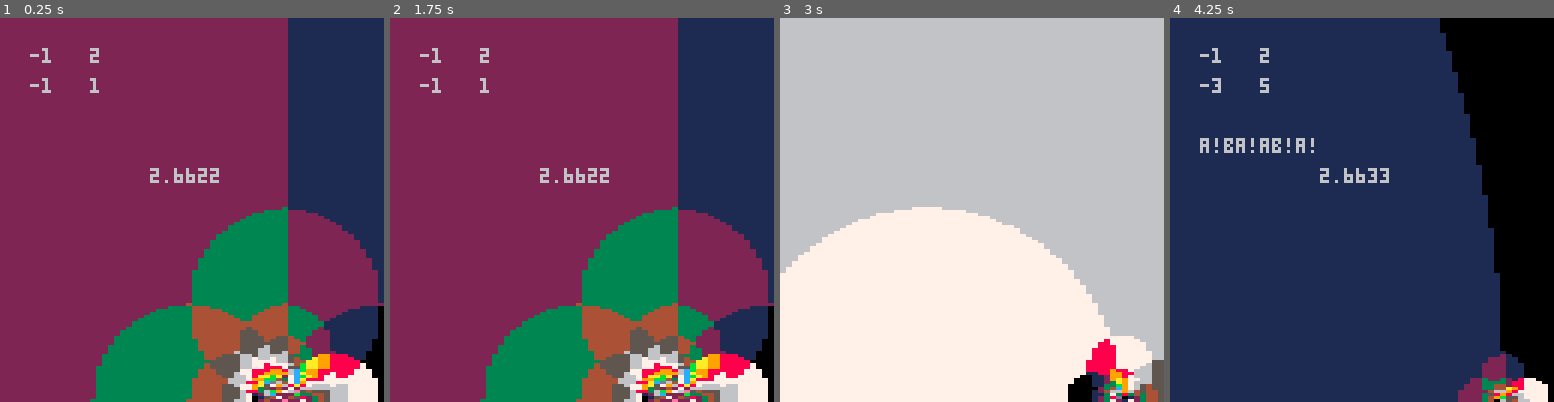
Above: before the commit, frames 1-4 (left to right).
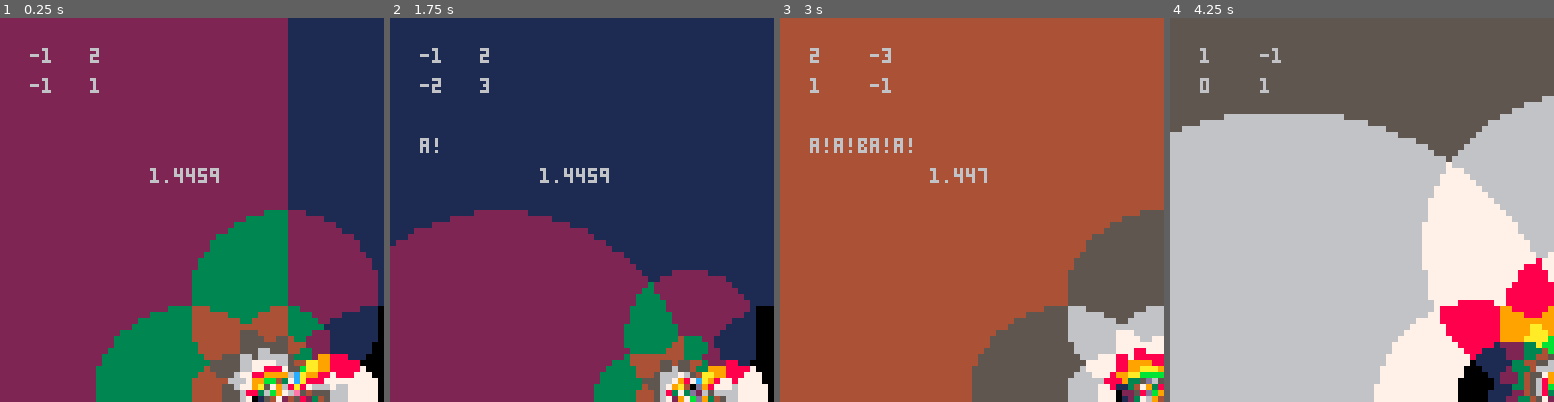
Above: after the commit, the same moments.

Repository: m4thpro/sl2z
Game: PICO-8 cartridge sl2z.p8
Two runs of this game, one before a commit and one after it. Both use one fixed random seed, a clock stepped at 60 frames per second and the inputs below.
Inputs:
- Up to frame 1 (0.25 s): no input
- Up to frame 2 (1.75 s): hold Right from 1.6 s (still down)
- Up to frame 3 (3 s): release Right at 2.1 s; hold Up 2.15-2.42 s; hold Right from 2.47 s (still down)
- Up to frame 4 (4.25 s): release Right at 3.03 s; hold Left 3.08-3.58 s; hold Down 3.63-3.97 s; hold Right from 4.02 s (still down)

The runs differ from the first frame. In frame 1, 1.8% of the frame differs, in the area x 23-100%, y 39-100%; in frame 2, 61%; in frame 3, 98%; in frame 4, 99%, in the area x 0-100%, y 0-100%.

Commit message:
decrease resolution to increase speed

Diff:
--- a/sl2z.p8
+++ b/sl2z.p8
@@ -67,8 +67,6 @@
 end
 
 function _draw()
-   cls()
-
    local speed = 0.8
    local t = (time() - timer) / speed
    local s = 1 - t
@@ -98,12 +96,12 @@
 
    local start = time()
 
-   for j = 1, 128 do
+   for j = 1, 64 do
       dx =  m01^2*y^2 + 4*m01^2 - 4*m01*m11 + m11^2
       nx =  m00*m01*y^2 + 4*m00*m01 - 2*m01*m10 - 2*m00*m11 + m10*m11
       dy =  m01^2*y^2 + 4*m01^2 - 4*m01*m11 + m11^2
       ny =  -m01*m10*y + m00*m11*y
-      y -= 1/32
+      y -= 1/16
 
       x = -2
       for i = 1, 64 do
@@ -114,8 +112,10 @@
 
 	 local c = (flr(2*nx/dx)%8) + (flr(2*ny/dy)%8)
 	 poke( vmem, c + 16*c )
+	 poke( vmem + 64, c + 16*c )
 	 vmem = vmem + 1
       end
+      vmem = vmem + 64
    end
 
    print( stat(1),50,50 )
